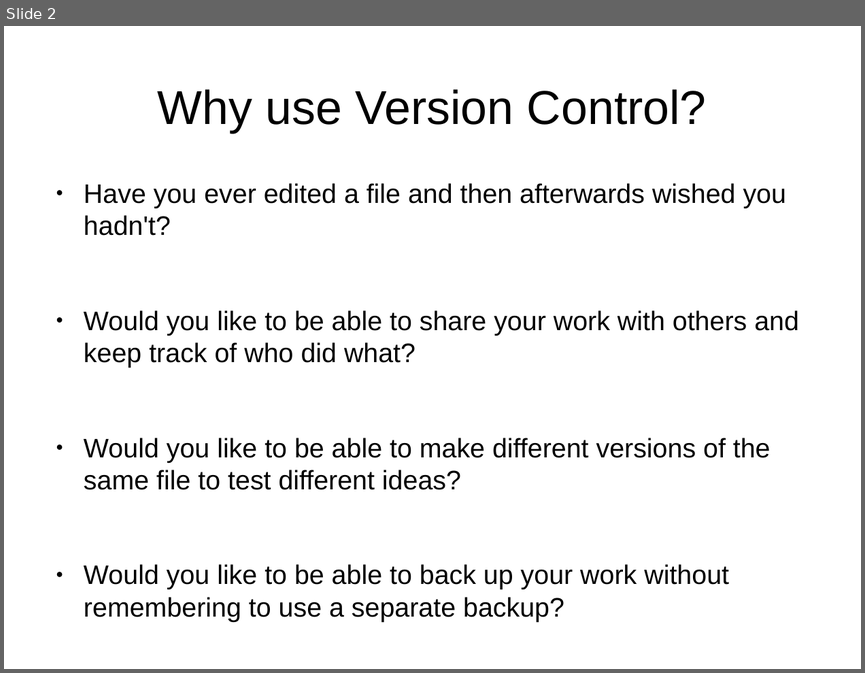
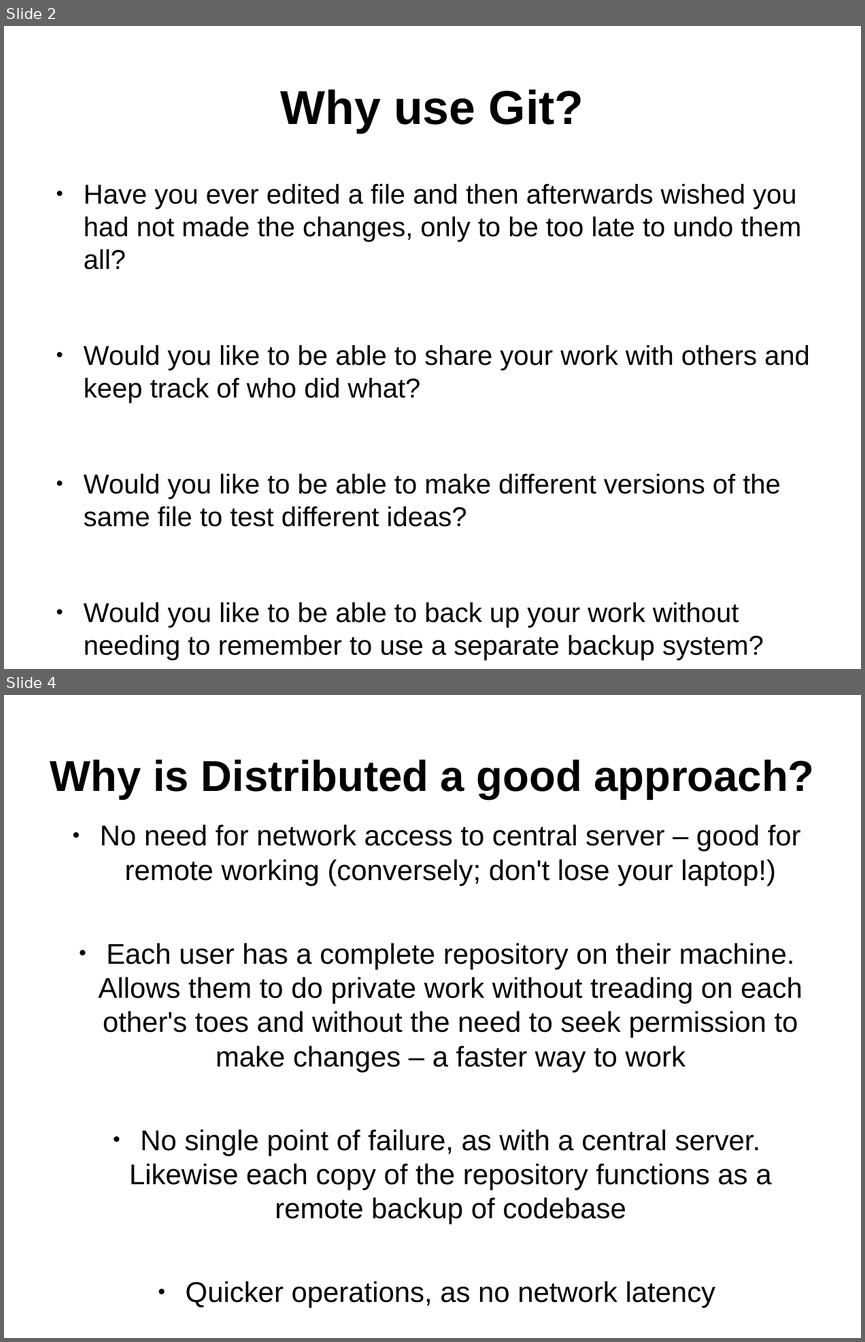
Before and after one commit to ifpingram/soslug, a slide deck: Understanding_Git_and_using_Github.odp. Shown one above the other, each under a label of ours: slide 2 before the commit, slides 2 and 4 after it; the slides between them are not shown. The pictures are 865x673 and 865x1342 pixels, drawn with LibreOffice and Linux fonts; fonts in the diff are those of the drawing. Boxes give left, top, right and bottom in pixels: in the first picture for what was removed or moved away, otherwise in the second. Text is boxed around its words. In the diff, an @@ line names an element or a change of style, - is before the commit and + after.

Commit message:
Added slides: Why use Git?,  What is Git?, Why is Distributed a good approach?

```diff
--- a/Understanding_Git_and_using_Github.odp
+++ b/Understanding_Git_and_using_Github.odp
@@ slide 4 added at bbox=[4, 695, 861, 1338], background #FFFFFF @@
@@ title added at bbox=[50, 760, 814, 799], 40 pt, text #000000, bold @@
+Why is Distributed a good approach?
@@ text added at bbox=[99, 824, 802, 1308], 26.4 pt, text #000000 @@
+● No need for network access to central server – good for remote working (conversely; don't lose your laptop!)
+● Each user has a complete repository on their machine. Allows them to do private work without treading on each other's toes and without the need to seek permission to make changes – a faster way to work
+● No single point of failure, as with a central server. Likewise each copy of the repository functions as a remote backup of codebase
+● Quicker operations, as no network latency
+● Allows simple forking of projects for the inevitable design disagreements inherent in FOSS software!
@@ slide 2 changed as well @@
@@ title at bbox=[281, 89, 584, 133]: text changed; bold on @@
-Why use Version Control?
+Why use Git?
@@ text at bbox=[84, 184, 801, 269]: text changed; size 24.8 to 25.2 pt @@
-● Have you ever edited a file and then afterwards wished you hadn't?
+● Have you ever edited a file and then afterwards wished you had not made the changes, only to be too late to undo them all?
@@ text at bbox=[84, 345, 810, 526]: size 24.8 to 25.2 pt in "Would you like to be able to ...", "Would you like to be able to ..." @@
@@ text at bbox=[84, 602, 764, 660]: text changed; size 24.8 to 25.2 pt @@
-● Would you like to be able to back up your work without remembering to use a separate backup?
+● Would you like to be able to back up your work without needing to remember to use a separate backup system?
```
Also in this commit, not shown: 1 other slide changed, 1 other slide added.
